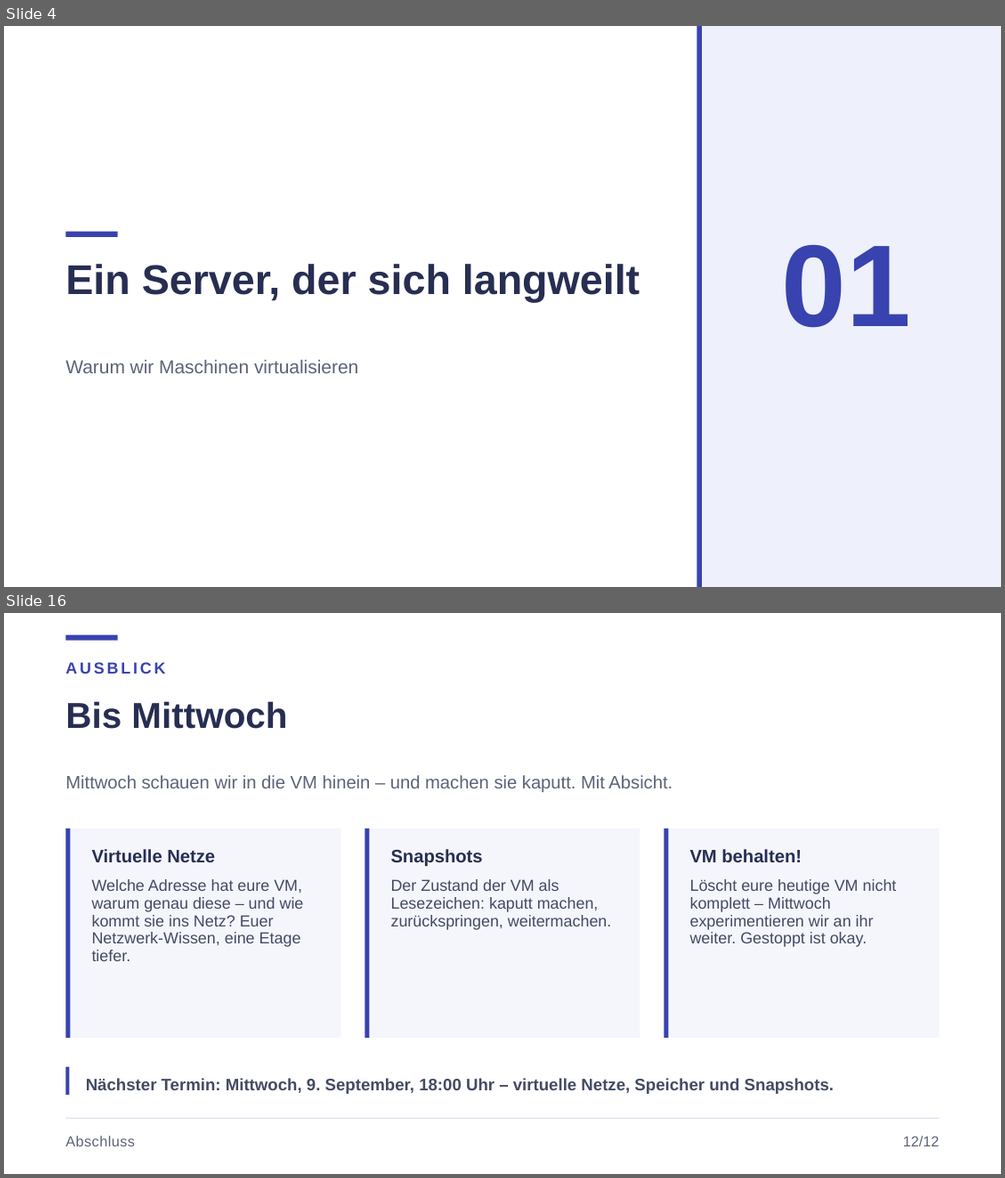
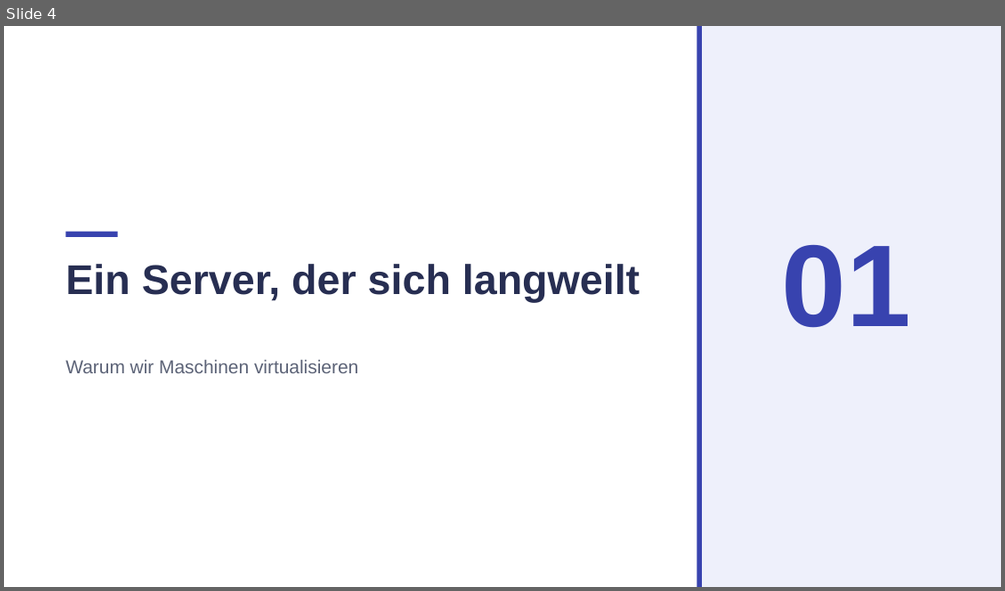
Before and after one commit to JacobMenge/kurs-unterlagen, a slide deck: folien/04-virtualisierung.pptx. Shown one above the other, each under a label of ours: slides 4 and 16 before the commit, slide 4 after it; the slides between them are not shown. The pictures are 1005x1178 and 1005x591 pixels, drawn with LibreOffice and Linux fonts; fonts in the diff are those of the drawing. Boxes give left, top, right and bottom in pixels: in the first picture for what was removed or moved away, otherwise in the second. Text is boxed around its words. In the diff, an @@ line names an element or a change of style, - is before the commit and + after.

```diff
--- a/folien/04-virtualisierung.pptx
+++ b/folien/04-virtualisierung.pptx
@@ slide 16 removed at (x1=4, y1=613, x2=1001, y2=1174), background #FFFFFF @@
@@ rectangle removed at (x1=65, y1=635, x2=118, y2=641) @@
@@ text removed at (x1=65, y1=662, x2=165, y2=674) @@
-AUSBLICK
@@ text removed at (x1=65, y1=701, x2=287, y2=729) @@
-Bis Mittwoch
@@ text removed at (x1=65, y1=775, x2=672, y2=792) @@
-Mittwoch schauen wir in die VM hinein – und machen sie kaputt. Mit Absicht.
@@ rectangle removed at (x1=65, y1=828, x2=341, y2=1038) @@
@@ rectangle removed at (x1=65, y1=828, x2=70, y2=1038) @@
@@ text removed at (x1=92, y1=849, x2=215, y2=862) @@
-Virtuelle Netze
@@ rectangle removed at (x1=364, y1=828, x2=640, y2=1038) @@
@@ rectangle removed at (x1=364, y1=828, x2=369, y2=1038) @@
@@ text removed at (x1=391, y1=849, x2=483, y2=867) @@
-Snapshots
@@ rectangle removed at (x1=663, y1=828, x2=939, y2=1038) @@
@@ rectangle removed at (x1=663, y1=828, x2=668, y2=1038) @@
@@ text removed at (x1=690, y1=849, x2=801, y2=862) @@
-VM behalten!
@@ text removed at (x1=92, y1=879, x2=304, y2=961) @@
-Welche Adresse hat eure VM, warum genau diese – und wie kommt sie ins Netz? Euer Netzwerk-Wissen, eine Etage tiefer.
@@ text removed at (x1=391, y1=879, x2=611, y2=930) @@
-Der Zustand der VM als Lesezeichen: kaputt machen, zurückspringen, weitermachen.
@@ text removed at (x1=690, y1=879, x2=897, y2=947) @@
-Löscht eure heutige VM nicht komplett – Mittwoch experimentieren wir an ihr weiter. Gestoppt ist okay.
@@ rectangle removed at (x1=65, y1=1067, x2=70, y2=1094) @@
@@ text removed at (x1=86, y1=1078, x2=833, y2=1094) @@
-Nächster Termin: Mittwoch, 9. September, 18:00 Uhr – virtuelle Netze, Speicher und Snapshots.
@@ line removed from (65, 1119) to (939, 1119) @@
@@ text removed at (x1=65, y1=1135, x2=135, y2=1146) @@
-Abschluss
@@ text removed at (x1=903, y1=1135, x2=939, y2=1146) @@
-12/12
```
Also in this commit, not shown: 9 slides changed, 8 slides added, 6 other slides removed, 6 other files.
